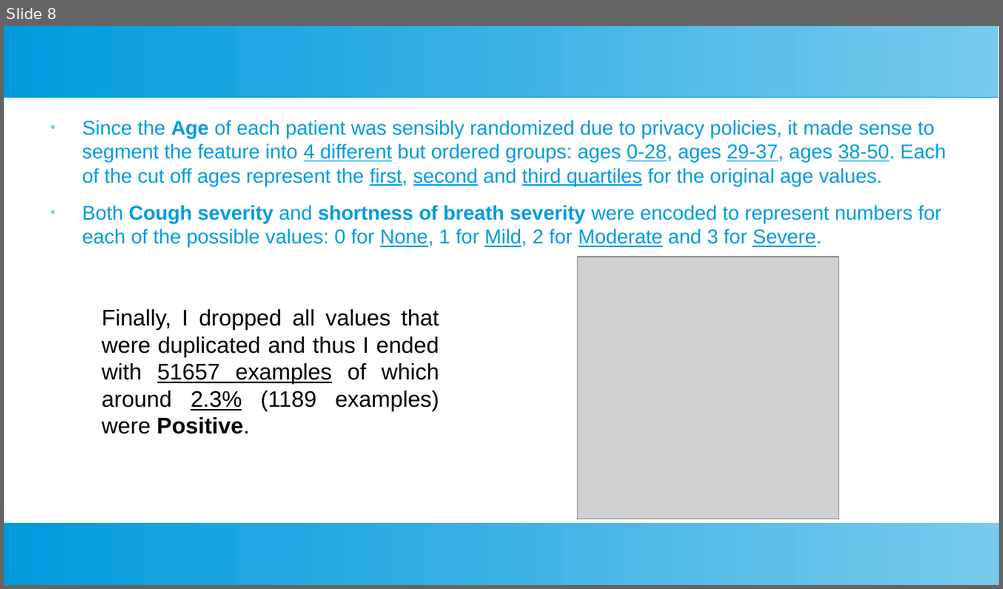
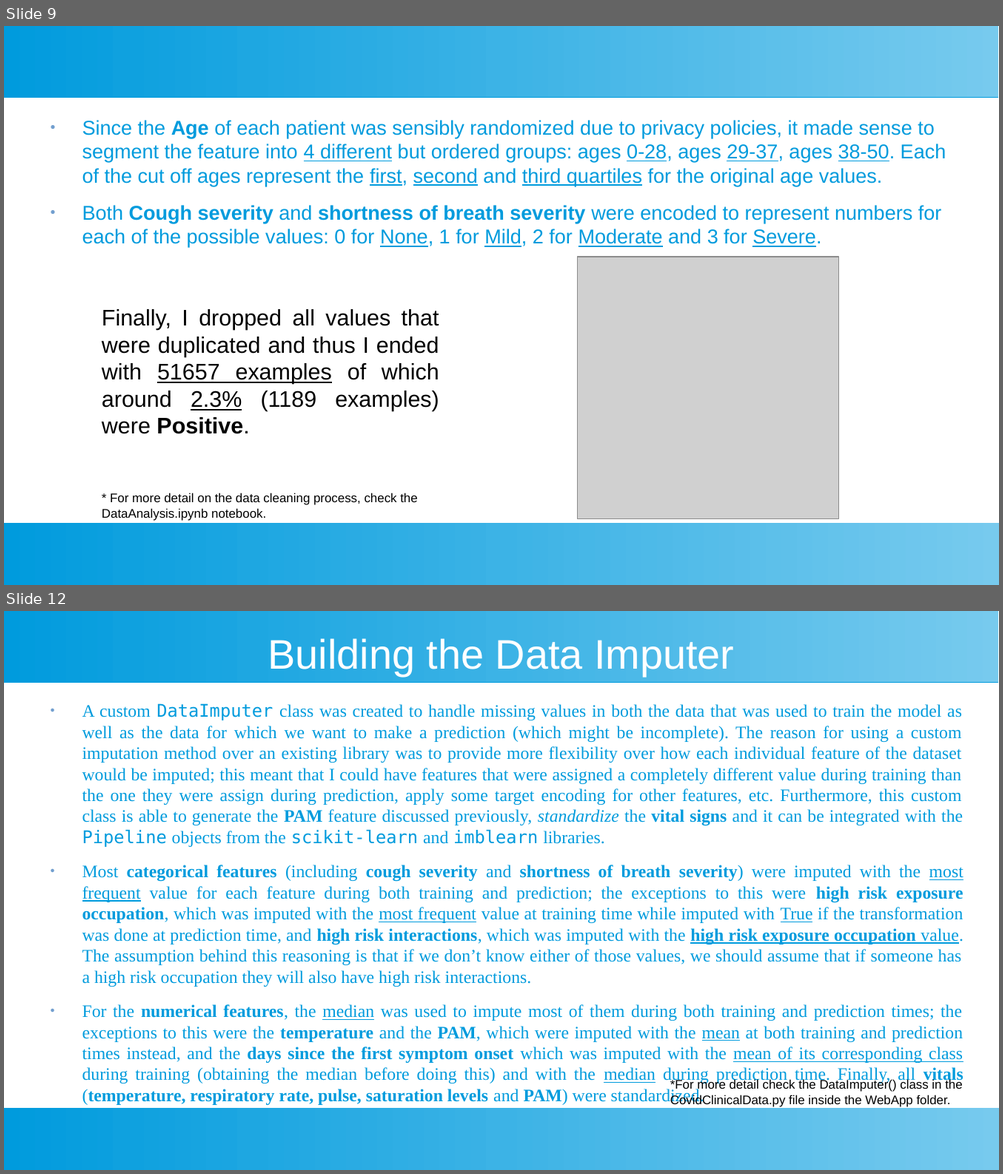
Before and after one commit to Sir-Slade/covid_prediction_project, a slide deck: Covid_Predictor_Report.odp. Shown one above the other, each under a label of ours: slide 8 before the commit, slides 9 and 12 after it; the slides between them are not shown. The pictures are 1003x589 and 1003x1174 pixels, drawn with LibreOffice and Linux fonts; fonts in the diff are those of the drawing; grey boxes stand for pictures. Boxes give left, top, right and bottom in pixels: in the first picture for what was removed or moved away, otherwise in the second. Text is boxed around its words. In the diff, an @@ line names an element or a change of style, - is before the commit and + after.

Commit message:
Created figures for significance tests, chi-squared tests and correlations, added them to the report and continued writting the report. We are now in the Model develoment and experiments phase of the report

```diff
--- a/Covid_Predictor_Report.odp
+++ b/Covid_Predictor_Report.odp
@@ slide 12 added at (4,611,999,1170), background #FFFFFF; not listed: 2 template elements that a slide beside it also shows @@
@@ title added at (268,638,734,676), 33 pt, text #FFFFFF @@
+Building the Data Imputer
@@ text added at (82,703,963,1063), 14 pt, text #009BDD @@
+● A custom DataImputer class was created to handle missing values in both the data that was used to train the model as well as the data for which we want to make a prediction (which might be incomplete). The reason for using a custom imputation method over an existing library was to provide more flexibility over how each individual feature of the dataset would be imputed; this meant that I could have features that were assigned a completely different value during training than the one they were assign during prediction, apply some target encoding for other features, etc. Furthermore, this custom class is able to generate the PAM feature discussed previously, standardize the vital signs and it can be integrated with the Pipeline objects from the scikit-learn and imblearn libraries.
+● Most categorical features (including cough severity and shortness of breath severity) were imputed with the most frequent value for each feature during both training and prediction; the exceptions to this were high risk exposure occupation, which was imputed with the most frequent value at training time while imputed with True if the transformation was done at prediction time, and high risk interactions, which was imputed with the high risk exposure occupation value. The assumption behind this reasoning is that if we don’t know either of those values, we should assume that if someone has a high risk occupation they will also have high risk interactions.
+● For the numerical features, the median was used to impute most of them during both training and prediction times; the exceptions to this were the temperature and the PAM, which were imputed with the mean at both training and prediction times instead, and the days since the first symptom onset which was imputed with the mean of its corresponding class during training (obtaining the median before doing this) and with the median during prediction time. Finally, all vitals (temperature, respiratory rate, pulse, saturation levels and PAM) were standardized.
@@ text added at (670,1079,962,1108), 10 pt, text #000000 @@
+*For more detail check the DataImputer() class in the CovidClinicalData.py file inside the WebApp folder.
@@ what was slide 8 is now slide 9 @@
@@ slide 9 changed as well @@
@@ text "Since the Age of each ..." at (82,120,946,247): bullet colour #77CAEE to #729FCF @@
@@ text added at (102,493,417,521), 10 pt, text #000000 @@
+* For more detail on the data cleaning process, check the DataAnalysis.ipynb notebook.
```
Also in this commit, not shown: 7 other slides changed, 4 other slides added, 3 other files.
